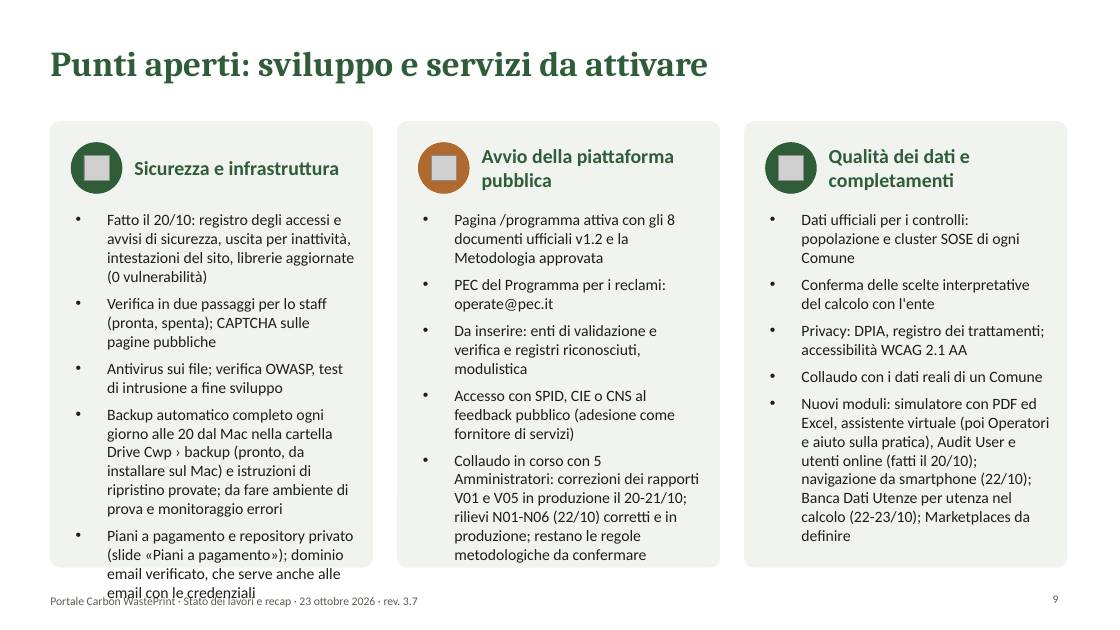
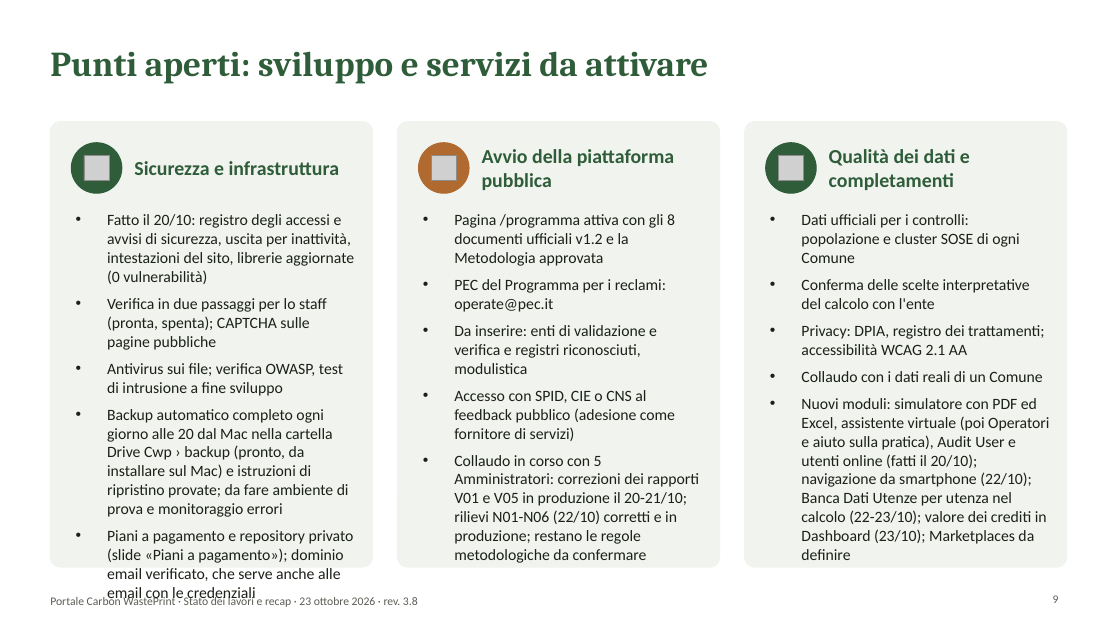
Before and after one commit to lucamorettioperate/portale-cwp, a slide deck: slide 9 of public/documentazione/Presentazione_Portale_CWP.pptx. Drawn at 1120x630 pixels with LibreOffice and Linux fonts; fonts in the diff are those of the drawing; grey boxes stand for pictures; background and template pictures are left out. Boxes give left, top, right and bottom in pixels: in the first picture for what was removed or moved away, otherwise in the second. Text is boxed around its words. In the diff, an @@ line names an element or a change of style, - is before the commit and + after.

```diff
--- a/public/documentazione/Presentazione_Portale_CWP.pptx
+++ b/public/documentazione/Presentazione_Portale_CWP.pptx
@@ text at [801, 398, 1049, 560]: text changed @@
-• Nuovi moduli: simulatore con PDF ed Excel, assistente virtuale (poi Operatori e aiuto sulla pratica), Audit User e utenti online (fatti il 20/10); navigazione da smartphone (22/10); Banca Dati Utenze per utenza nel calcolo (22-23/10); Marketplaces da definire
+• Nuovi moduli: simulatore con PDF ed Excel, assistente virtuale (poi Operatori e aiuto sulla pratica), Audit User e utenti online (fatti il 20/10); navigazione da smartphone (22/10); Banca Dati Utenze per utenza nel calcolo (22-23/10); valore dei crediti in Dashboard (23/10); Marketplaces da definire
@@ text at [50, 595, 418, 607]: text changed @@
-Portale Carbon WastePrint · Stato dei lavori e recap · 23 ottobre 2026 · rev. 3.7
+Portale Carbon WastePrint · Stato dei lavori e recap · 23 ottobre 2026 · rev. 3.8
```
Also in this commit, not shown: 13 other slides changed, 25 other files.
